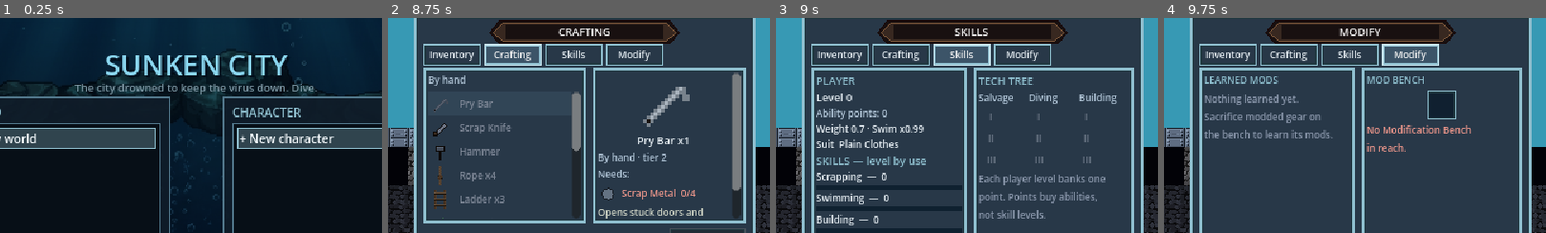
Above: before the commit, frames 1-4 (left to right).
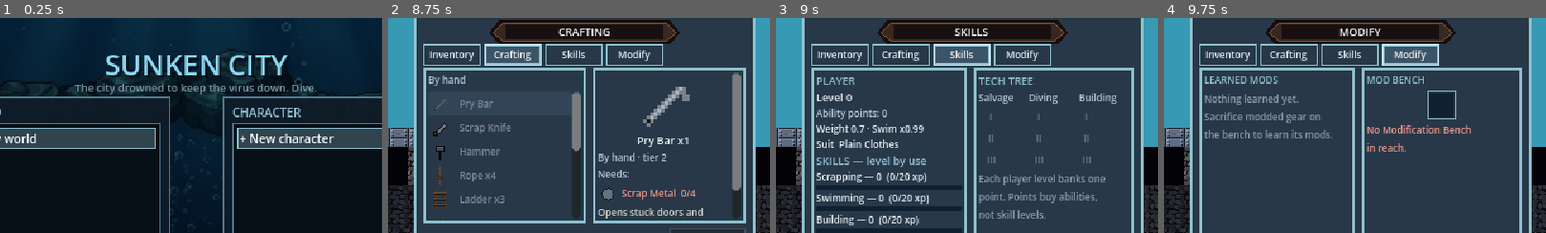
Above: after the commit, the same moments.

Repository: wilbur6689/SunkenCity
Game: Godot game, scene res://scenes/ui/title.tscn
Same seed, same stepped clock (60 frames per second), same inputs: the game is played once before the commit and once after it. Sound files missing from this copy of the repository are replaced by a short silence.
Inputs (mouse positions are % of the whole screen's width and height, from its top left):
- Up to frame 1 (0.25 s): no input
- Up to frame 2 (8.75 s): click (68, 72) at 0.52 s; type "Alex" at 0.6 s; click "Reroll" at 1.25 s; click "DIVE" at 2 s; tap Enter at 2.75 s; move the mouse to (72, 45) at 2.77 s; press the mouse at (72, 45) at 2.78 s; hold D (move_right) 2.78-3.5 s; tap Space (jump) at 3.02, 5.75, 6.02 s; release the mouse at (72, 45) at 3.5 s; drag from (30, 55) to (45, 70) at 3.52 s; move the mouse to (60, 28) at 4.27 s; press the mouse at (60, 28) at 4.28 s; hold A (move_left) 4.28-5 s; tap Q (drop) at 4.35 s; release the mouse at (60, 28) at 5 s; drag from (45, 70) to (20, 35) at 5.02 s; move the mouse to (80, 65) at 5.77 s; hold D (move_right) 5.78-6.5 s; hold Shift (sprint) 5.78-6.5 s; click (80, 65) at 6.05 s; tap Tab (inventory) at 6.4 s; drag from (20, 35) to (35, 25) at 6.52 s; click "Inventory" at 7.25 s; click "Crafting" at 8 s
- Up to frame 3 (9 s): click "Skills" at 8.75 s
- Up to frame 4 (9.75 s): click "Modify" at 9.5 s
The pictures show only the part of the screen within x 24-74%, y 1-51%; the shares and areas given below are measured in that part.

Frames 1-2 are identical in both runs. In frame 3, 0.9% of the frame differs, in the area x 21-41%, y 72-97%; in frame 4, nothing differs.

Commit message:
Fix world mouse dead zone; cursor info plate replaces oversized tooltips
- The full-screen Background ColorRect in city.tscn / test_tower.tscn had
  the default mouse filter, so gui_get_hovered_control() claimed the whole
  playfield and ui_blocking() suppressed interactable hover, the info box,
  and every world click (regression from the hotbar-click change). Both now
  set mouse_filter = ignore
- The hovered-item name label was mispositioned over the Skills tab; it is
  now a small cursor-following plate (rarity-colored name + mod lines,
  hidden while dragging; names empty equip slots and explains locked
  mounts). Engine tooltips on slots/equip/tree/skills are removed - they
  rendered at raw window scale, huge against the pixel UI; the skill rows
  show xp inline instead

Co-Authored-By: Claude Fable 5 <noreply@anthropic.com>
Claude-Session: https://claude.ai/code/session_01GxDZSizaHKPW71DMqToXjC

Diff:
--- a/scenes/city/city.tscn
+++ b/scenes/city/city.tscn
@@ -17,6 +17,7 @@
 offset_top = -3000.0
 offset_right = 44000.0
 offset_bottom = 10000.0
+mouse_filter = 2
 color = Color(0.05, 0.07, 0.11, 1)
 
 [node name="Backdrop" type="Parallax2D" parent="."]
--- a/scenes/test/test_tower.tscn
+++ b/scenes/test/test_tower.tscn
@@ -18,6 +18,7 @@
 offset_top = -500.0
 offset_right = 1400.0
 offset_bottom = 1100.0
+mouse_filter = 2
 color = Color(0.07, 0.09, 0.13, 1)
 
 [node name="Backdrop" type="Parallax2D" parent="."]
--- a/scripts/ui/inventory_ui.gd
+++ b/scripts/ui/inventory_ui.gd
@@ -18,7 +18,7 @@
 
 const EQUIP_SLOTS := ["head", "suit", "accessory1", "accessory2", "accessory3", "accessory4"]
 const EQUIP_GLYPH := {"head": 0, "suit": 1, "accessory1": 2, "accessory2": 2, "accessory3": 3, "accessory4": 3}
-const EQUIP_LABEL := {"head": "Head", "suit": "Suit", "accessory1": "Accessory", "accessory2": "Accessory", "accessory3": "Accessory (locked)", "accessory4": "Accessory (locked)"}
+const EQUIP_LABEL := {"head": "Head", "suit": "Suit", "accessory1": "Accessory", "accessory2": "Accessory", "accessory3": "Accessory", "accessory4": "Accessory"}
 
 var player: Player
 var open: bool = false
@@ -49,7 +49,9 @@
 var cursor_icon: TextureRect
 var cursor_count: Label
 var _last_stations: Array = []
-var hover_label: Label
+var hover_plate: PanelContainer
+var hover_name: Label
+var hover_mods: Label
 var _hover: Dictionary = {} # {which, index} for the slot under the mouse
 
 ## Popup window rect in design pixels; the screens keep absolute layout
@@ -136,14 +138,23 @@
 	_build_skills_screen()
 	_build_modify_screen()
 
-	# Hovered-item name plate (LT-08 rarity title text): gray / green / blue /
-	# purple by modifier state, shown for whichever slot the mouse is over.
-	hover_label = UITheme.label("", 8)
-	hover_label.position = Vector2(185, 33)
-	hover_label.size = Vector2(DESIGN_W - 370, 12)
-	hover_label.horizontal_alignment = HORIZONTAL_ALIGNMENT_CENTER
-	hover_label.mouse_filter = Control.MOUSE_FILTER_IGNORE
-	content.add_child(hover_label)
+	# Hovered-item info plate (LT-08 rarity title text): a small panel that
+	# follows the cursor over any slot — name in gray/green/blue/purple by
+	# modifier state, plus one line per mod. Replaces the engine tooltips,
+	# which render huge at window scale.
+	hover_plate = PanelContainer.new()
+	hover_plate.add_theme_stylebox_override("panel", UITheme.flat_panel(Color(0.03, 0.06, 0.09, 0.97)))
+	hover_plate.mouse_filter = Control.MOUSE_FILTER_IGNORE
+	hover_plate.z_index = 20
+	hover_plate.visible = false
+	var hv := VBoxContainer.new()
+	hv.add_theme_constant_override("separation", 1)
+	hover_plate.add_child(hv)
+	hover_name = UITheme.label("", 8)
+	hv.add_child(hover_name)
+	hover_mods = UITheme.label("", 8, Color(0.75, 0.79, 0.83))
+	hv.add_child(hover_mods)
+	root.add_child(hover_plate)
 
 	# Shared bag grid (wood frame) at the bottom
 	var frame := PanelContainer.new()
@@ -214,7 +225,6 @@
 		var b := Button.new()
 		b.custom_minimum_size = Vector2(SLOT, SLOT)
 		UITheme.style_steel_slot(b)
-		b.tooltip_text = EQUIP_LABEL[slot_name]
 		var g := TextureRect.new()
 		var gat := AtlasTexture.new()
 		gat.atlas = glyphs
@@ -356,9 +366,7 @@
 		var into: float = sk.xp[skill_name] - lvl * Constants.SKILL_XP_PER_LEVEL
 		var row := VBoxContainer.new()
 		row.add_theme_constant_override("separation", 1)
-		var nl := UITheme.label("%s  —  %d" % [skill_name.capitalize(), lvl], 8)
-		nl.tooltip_text = "%.0f / %.0f xp to next" % [into, Constants.SKILL_XP_PER_LEVEL]
-		row.add_child(nl)
+		row.add_child(UITheme.label("%s — %d  (%.0f/%.0f xp)" % [skill_name.capitalize(), lvl, into, Constants.SKILL_XP_PER_LEVEL], 8))
 		var bar := ProgressBar.new()
 		bar.custom_minimum_size = Vector2(110, 4)
 		bar.max_value = Constants.SKILL_XP_PER_LEVEL
@@ -432,7 +440,6 @@
 	var b := Button.new()
 	b.custom_minimum_size = Vector2(22, 16)
 	b.text = "I".repeat(int(a.tier))
-	b.tooltip_text = String(a.name)
 	UITheme.style_row(b, selected_ability == String(a.id))
 	if sk.has_ability(a.id):
 		b.modulate = Color(0.6, 1.0, 0.6)
@@ -644,13 +651,35 @@
 		return player.equipment.get(w.substr(6))
 	return null
 
-func _update_hover_label() -> void:
+func _update_hover_plate() -> void:
+	if _hover.is_empty() or cursor_stack != null: # hidden while dragging
+		hover_plate.visible = false
+		return
 	var st = _hover_stack()
-	if st == null:
-		hover_label.text = ""
-		return
-	hover_label.text = ItemMods.display_name(st)
-	hover_label.add_theme_color_override("font_color", ItemMods.rarity_color(st))
+	var title := ""
+	var color := Color(0.75, 0.79, 0.83)
+	var lines: Array = []
+	if st != null:
+		title = ItemMods.display_name(st)
+		color = ItemMods.rarity_color(st)
+		lines = ItemMods.describe(st)
+	elif String(_hover.which).begins_with("equip:"):
+		# Empty equipment slot: name it (or explain the lock).
+		var slot_name := String(_hover.which).substr(6)
+		title = EQUIP_LABEL[slot_name] if player.slot_unlocked(slot_name) \
+				else "Reserved — the tech tree unlocks it"
+	if title == "":
+		hover_plate.visible = false
+		return
+	hover_name.text = title
+	hover_name.add_theme_color_override("font_color", color)
+	hover_mods.text = "\n".join(lines)
+	hover_mods.visible = not lines.is_empty()
+	hover_plate.visible = true
+	hover_plate.reset_size()
+	var m := root.get_local_mouse_position() + Vector2(8, 10)
+	var vis := root.get_viewport_rect().size
+	hover_plate.position = Vector2(minf(m.x, vis.x - hover_plate.size.x - 2), minf(m.y, vis.y - hover_plate.size.y - 2))
 
 # --- Open / close / screens ---
 
@@ -745,7 +774,7 @@
 	cursor_icon.position = m + Vector2(4, 4)
 	cursor_count.position = m + Vector2(12, 8)
 	_tick_slot_scrap(get_process_delta_time())
-	_update_hover_label()
+	_update_hover_plate()
 	if screen == "crafting":
 		_refresh_crafting()
 	elif screen == "modify" and _stations().has("mod_bench") != _bench_near:
@@ -766,12 +795,6 @@
 		eb.glyph.visible = st == null
 		var locked: bool = not player.slot_unlocked(slot_name)
 		eb.button.modulate = Color(0.55, 0.57, 0.62) if locked else Color.WHITE
-		if st != null:
-			eb.button.tooltip_text = _mod_tooltip(st)
-		elif locked:
-			eb.button.tooltip_text = "Reserved — an ability on the tech tree unlocks it"
-		else:
-			eb.button.tooltip_text = EQUIP_LABEL[slot_name]
 	var s := player.skills
 	stats_label.text = "Level %d\nPoints %d\n\nScrapping %d\nSwimming %d\nBuilding %d\n\nWeight %.1f\nSwim x%.2f" % [
 		s.player_level(), s.available_points(), s.level("scrapping"), s.level("swimming"), s.level("building"),
@@ -790,15 +813,8 @@
 		var st = inv.slots[i]
 		ui_slots[i].icon.texture = Data.icon(st.id) if st != null else null
 		ui_slots[i].count.text = str(st.count) if (st != null and st.count > 1) else ""
-		ui_slots[i].button.tooltip_text = _mod_tooltip(st) if st != null else ""
 		if is_bag:
 			UITheme.style_slot(ui_slots[i].button, i == player.selected_slot)
-
-## Tooltip: the (rarity-titled) name plus one line per modifier (LT-08).
-func _mod_tooltip(st) -> String:
-	var lines := [ItemMods.display_name(st)]
-	lines.append_array(ItemMods.describe(st))
-	return "\n".join(lines)
 
 func _stations() -> Array:
 	return World.stations_near(player.global_position, Constants.REACH_BLOCKS * Constants.BLOCK_SIZE * 1.5)
